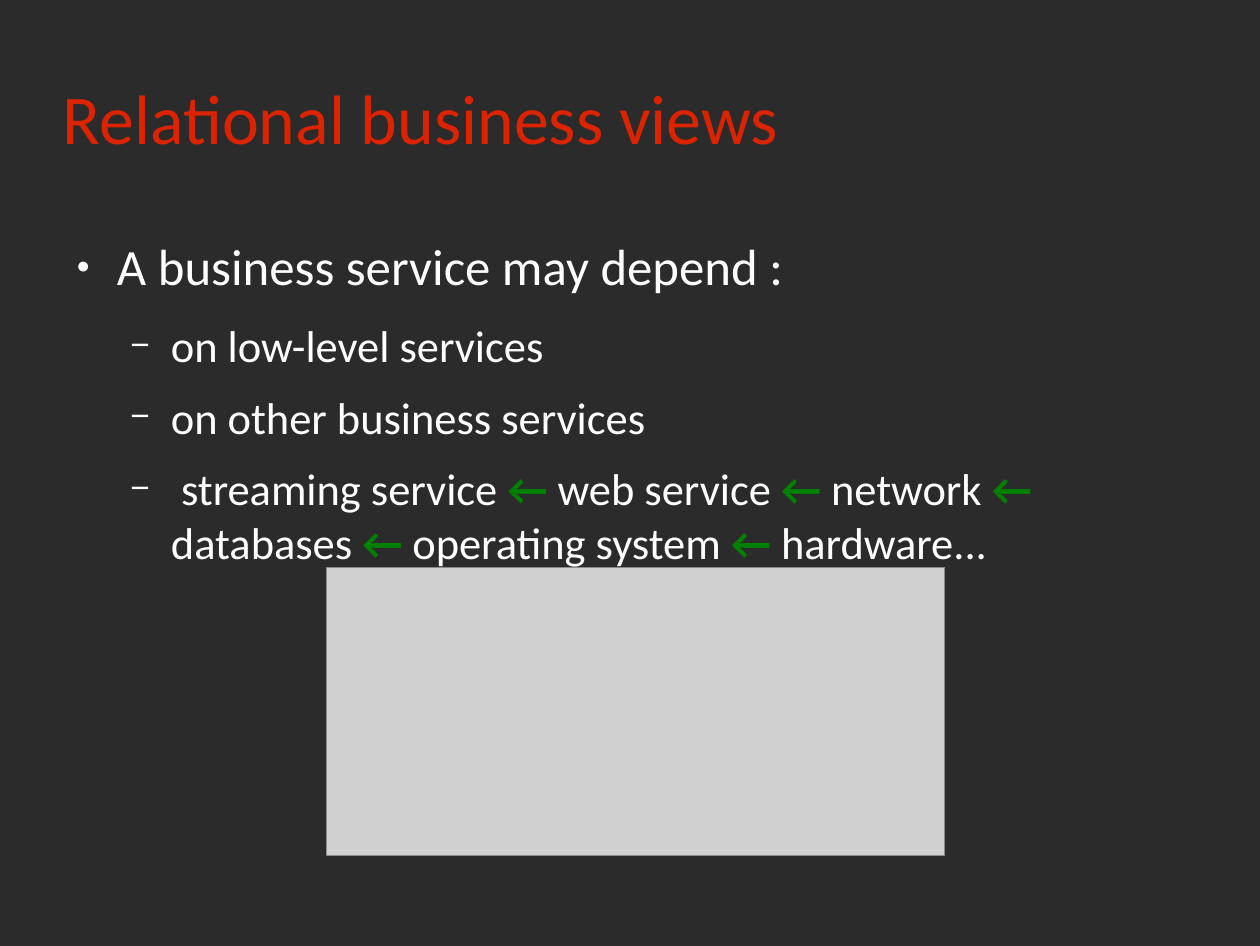
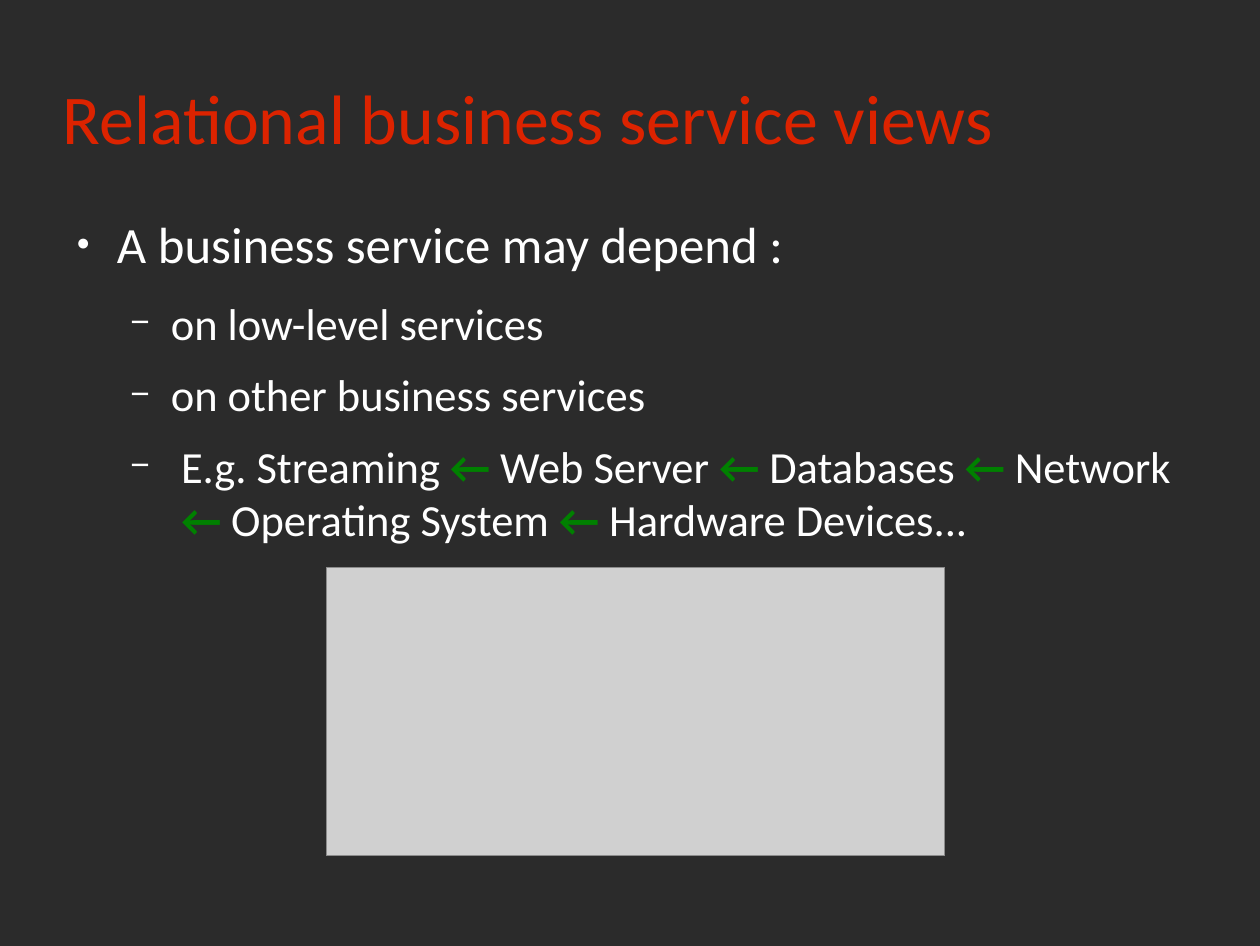
Before and after one commit to rchakode/realopinsight, a slide deck: slide 10 of doc/talks/rmll-2013.odp. Drawn at 1260x946 pixels with LibreOffice and Linux fonts; fonts in the diff are those of the drawing; grey boxes stand for pictures; background and template pictures are left out; a plain dark background stands for a picture behind light text. Boxes give left, top, right and bottom in pixels: in the first picture for what was removed or moved away, otherwise in the second. Text is boxed around its words. In the diff, an @@ line names an element or a change of style, - is before the commit and + after.

```diff
--- a/doc/talks/rmll-2013.odp
+++ b/doc/talks/rmll-2013.odp
@@ title at [63, 95, 993, 145]: text changed @@
-Relational business views
+Relational business service views
@@ text "A business service may depend ...": place and size @@
-text "A business service may depend ..." at [117, 249, 987, 570]
+text "A business service may depend ..." at [117, 227, 1171, 544]
@@ text at [181, 452, 1171, 544]: text changed @@
-  − streaming service ← web service ← network ← databases ← operating system ← hardware...
+  − E.g. Streaming ← Web Server ← Databases ← Network ← Operating System ← Hardware Devices...
```
Also in this commit, not shown: 15 other slides changed, 7 slides added, 4 slides removed, 1 other file.
